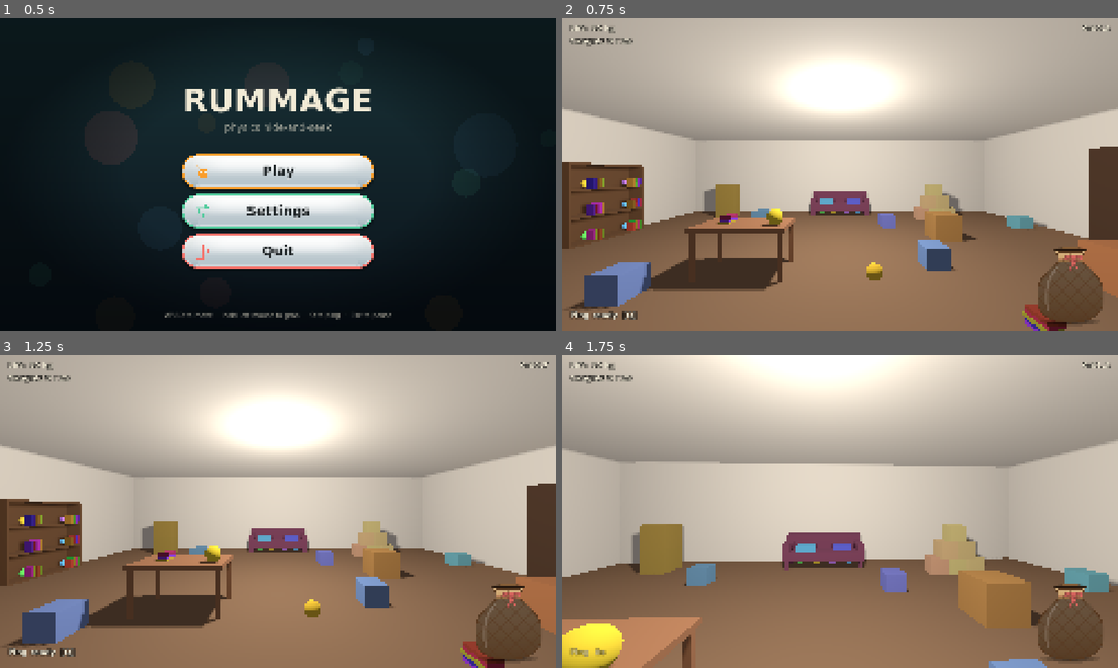
Above: before the commit, frames 1-4 (two rows, left to right).
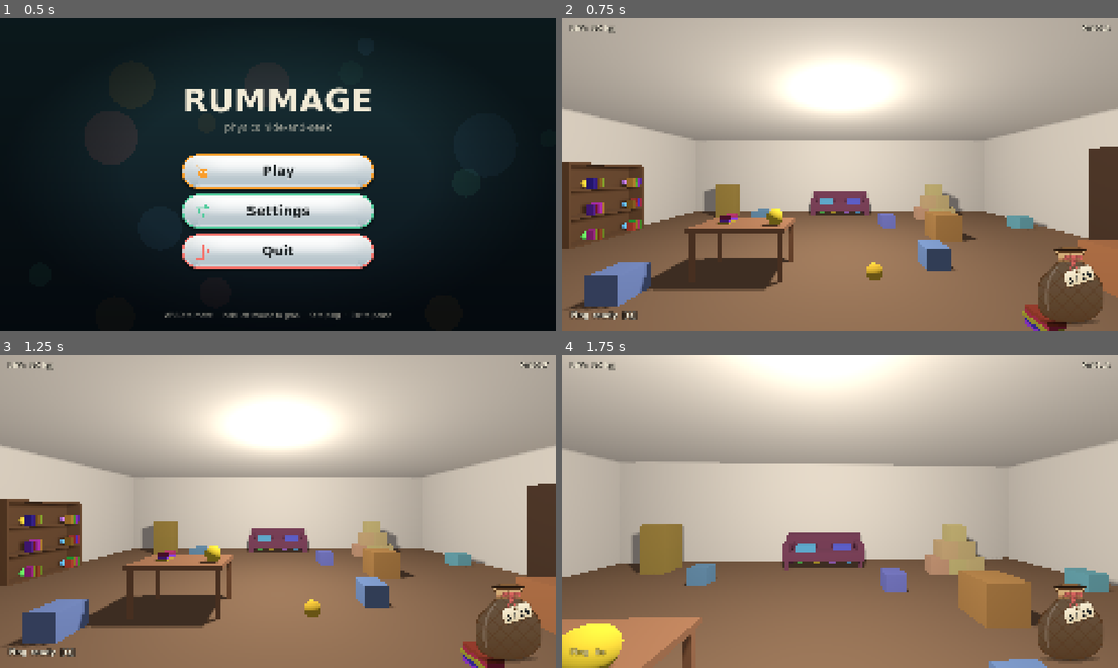
Above: after the commit, the same moments.

Repository: westo27/rummage
Game: Godot game, scene res://scenes/title.tscn
Same seed, same stepped clock (60 frames per second), same inputs: the game is played once before the commit and once after it.
Inputs (mouse positions are in pixels of both pictures, inside the frame that each line leads up to):
- Up to frame 1 (0.5 s): no input
- Up to frame 2 (0.75 s): click (840, 171) at 0.5 s
- Up to frame 3 (1.25 s): no input
- Up to frame 4 (1.75 s): tap Enter at 1.25 s; move the mouse to (867, 511) at 1.27 s; hold W (move_forward) from 1.28 s (still down); hold Q (ping) from 1.28 s (still down); click (867, 511) at 1.42 s; tap Shift (run) at 1.55 s

Frame 1 is identical in both runs. In frame 2, 0.4% of the frame differs, in the area x 1-96%, y 6-86%; in frame 3, 0.4%; in frame 4, 0.4%.

Commit message:
Catch count on a tag on the bag; bag on the win card; hand pointer
- The catch counter is now a paper tag hanging from the marble bag's bow,
  which swings when balls land. The corner "Caught" label is gone; tests
  read the tag through Hud.caught_text().
- On winning, the bag (and its balls) moves onto the win card beside the
  time.
- The mouse pointer is a pointing hand drawn in the menus' style, rendered
  once at startup and set as the hardware cursor.

Diff:
--- a/scenes/hud.tscn
+++ b/scenes/hud.tscn
@@ -47,16 +47,6 @@
 theme_override_font_sizes/font_size = 20
 text = "Lift: 10 kg"
 
-[node name="CaughtLabel" type="Label" parent="."]
-offset_left = 36.0
-offset_top = 84.0
-offset_right = 700.0
-offset_bottom = 136.0
-mouse_filter = 2
-theme_override_colors/font_outline_color = Color(0, 0, 0, 1)
-theme_override_constants/outline_size = 4
-theme_override_font_sizes/font_size = 20
-text = "Caught: 0 / 0"
 
 [node name="TimerLabel" type="Label" parent="."]
 anchors_preset = 1
--- a/scripts/game.gd
+++ b/scripts/game.gd
@@ -21,6 +21,8 @@
 	settings = Settings.new()
 	settings.load_from_disk()
 	settings.apply_audio()
+	# Swap the mouse arrow for the menus' pointing hand. See pointer_cursor.gd.
+	add_child(PointerCursor.new())
 
 
 ## Controls are defined here in code rather than in Project Settings > Input Map
--- a/scripts/hud.gd
+++ b/scripts/hud.gd
@@ -14,18 +14,19 @@
 @onready var _crosshair: Crosshair = $Crosshair
 @onready var _aim_label: Label = $AimLabel
 @onready var _lift_label: Label = $LiftLabel
-@onready var _caught_label: Label = $CaughtLabel
 @onready var _timer_label: Label = $TimerLabel
 @onready var _ping_label: Label = $PingLabel
 @onready var _toast_label: Label = $ToastLabel
 
+## The drawstring bag in the bottom-right corner that caught creatures drop
+## into. The paper tag on its bow is the catch counter. See marble_bag.gd.
+var _bag: MarbleBag
 ## The win screen, built in code by _build_win_screen: a dimmed backdrop with a
-## glossy card holding the heading, the time and two pills. Named WinPanel and
-## WinLabel so tests can find them.
-## The drawstring bag in the bottom-right corner that caught creatures drop
-## into. See marble_bag.gd.
-var _bag: MarbleBag
+## glossy card holding the bag, the heading, the time and two pills. Named
+## WinPanel and WinLabel so tests can find them.
 var _win_panel: Control
+## Where the bag moves to on the win card.
+var _win_bag_slot: CenterContainer
 var _win_heading: Label
 var _win_label: Label
 var _play_again: MenuPanel
@@ -45,10 +46,10 @@
 func _ready() -> void:
 	# Lets the pause menu find and hide the HUD without a hard-coded path.
 	add_to_group("hud")
-	# The four corner readouts. They keep their dark outline rather than getting
-	# a panel behind them: during play the walls are pale and the floor is dark,
+	# The corner readouts. They keep their dark outline rather than getting a
+	# panel behind them: during play the walls are pale and the floor is dark,
 	# and an outline survives both without putting boxes on screen.
-	for label: Label in [_lift_label, _caught_label, _timer_label, _ping_label]:
+	for label: Label in [_lift_label, _timer_label, _ping_label]:
 		label.add_theme_font_override("font", UiStyle.font(600))
 		label.add_theme_font_size_override("font_size", READOUT_FONT_SIZE)
 		label.add_theme_color_override("font_color", UiStyle.CREAM)
@@ -110,9 +111,21 @@
 	card.accent = UiStyle.AMBER
 	centre.add_child(card)
 
+	# The bag on the left, the words and buttons on the right.
+	var content := HBoxContainer.new()
+	content.add_theme_constant_override("separation", 56)
+	card.add_child(content)
+
+	# Empty until show_win moves the bag in from the corner.
+	_win_bag_slot = CenterContainer.new()
+	_win_bag_slot.name = "BagSlot"
+	_win_bag_slot.custom_minimum_size = MarbleBag.VIEW_SIZE
+	content.add_child(_win_bag_slot)
+
 	var column := VBoxContainer.new()
 	column.add_theme_constant_override("separation", 18)
-	card.add_child(column)
+	column.alignment = BoxContainer.ALIGNMENT_CENTER
+	content.add_child(column)
 
 	_win_heading = UiStyle.label("", WIN_HEADING_FONT_SIZE, UiStyle.INK)
 	_win_heading.horizontal_alignment = HORIZONTAL_ALIGNMENT_CENTER
@@ -133,12 +146,12 @@
 	column.add_child(row)
 
 	_play_again = MenuPanel.make_pill("loop", "Play again", UiStyle.AMBER)
-	_play_again.custom_minimum_size = Vector2(600.0, 140.0)
+	_play_again.custom_minimum_size = Vector2(540.0, 140.0)
 	_play_again.pressed.connect(func() -> void: get_tree().reload_current_scene())
 	row.add_child(_play_again)
 
 	var to_title := MenuPanel.make_pill("house", "Title", UiStyle.CORAL)
-	to_title.custom_minimum_size = Vector2(600.0, 140.0)
+	to_title.custom_minimum_size = Vector2(540.0, 140.0)
 	to_title.pressed.connect(func() -> void: get_tree().change_scene_to_file("res://scenes/title.tscn"))
 	row.add_child(to_title)
 
@@ -164,8 +177,14 @@
 	_lift_label.text = "Lift: %.0f kg" % kg
 
 
+## The catch count lives on the bag's paper tag.
 func set_caught(caught: int, total: int) -> void:
-	_caught_label.text = "Caught: %d / %d" % [caught, total]
+	_bag.set_count(caught, total)
+
+
+## What the catch counter currently says, e.g. "12 / 25". For tests.
+func caught_text() -> String:
+	return _bag.tag_text()
 
 
 func set_time(seconds: float) -> void:
@@ -191,6 +210,10 @@
 func show_win(seconds: float, total: int) -> void:
 	_win_heading.text = "All %d caught!" % total
 	_win_label.text = "Time  %s" % format_time(seconds)
+	# Move the bag, balls and all, from the corner onto the card. reparent()
+	# keeps its whole subtree, including its own little physics world, so any
+	# balls still queued keep dropping in on the card.
+	_bag.reparent(_win_bag_slot, false)
 	_win_panel.visible = true
 	# Hand the cursor back so the pills can be clicked. main.gd stops the
 	# player grabbing it again on the next click.
--- a/scripts/marble_bag.gd
+++ b/scripts/marble_bag.gd
@@ -35,6 +35,14 @@
 const DROP_INTERVAL: float = 0.16
 ## How long the neck stays loose after the last drop.
 const OPEN_HOLD: float = 0.55
+## The tag hangs angled a little to the right of straight down (radians), on
+## a string this long, and is this big.
+const TAG_REST_ANGLE: float = -0.32
+const TAG_STRING: float = 42.0
+const TAG_SIZE := Vector2(136.0, 72.0)
+const TAG_FONT_SIZE: int = 36
+const PAPER := Color(0.98, 0.94, 0.84)
+const PAPER_SHADE := Color(0.88, 0.81, 0.66)
 
 const FABRIC := Color(0.82, 0.66, 0.44)
 const FABRIC_DARK := Color(0.52, 0.37, 0.22)
@@ -52,6 +60,15 @@
 var _queue: Array[Color] = []
 var _next_drop_in: float = 0.0
 var _squash: Tween
+
+## The paper tag hanging from the bow, showing "caught / total". This is the
+## game's catch counter; there's no separate one in the corner.
+var _caught: int = 0
+var _total: int = 0
+## How far the tag has swung from where it hangs at rest, and how fast it's
+## swinging. A ball landing in the bag knocks it; a spring brings it back.
+var _tag_swing: float = 0.0
+var _tag_swing_speed: float = 0.0
 
 
 func _ready() -> void:
@@ -87,6 +104,18 @@
 ## Queues a ball of this colour to drop into the bag.
 func drop(color: Color) -> void:
 	_queue.append(color)
+
+
+## Sets the number written on the tag.
+func set_count(caught: int, total: int) -> void:
+	_caught = caught
+	_total = total
+	_front.queue_redraw()
+
+
+## What the tag says, e.g. "12 / 25".
+func tag_text() -> String:
+	return "%d / %d" % [_caught, _total]
 
 
 func marble_count() -> int:
@@ -118,6 +147,13 @@
 		_back.queue_redraw()
 		_front.queue_redraw()
 
+	# The tag swings on a damped spring: pulled back toward rest in
+	# proportion to how far out it is, slowed by a little friction.
+	if absf(_tag_swing) > 0.001 or absf(_tag_swing_speed) > 0.001:
+		_tag_swing_speed += (-38.0 * _tag_swing - 3.5 * _tag_swing_speed) * delta
+		_tag_swing += _tag_swing_speed * delta
+		_front.queue_redraw()
+
 
 func _spawn_marble(color: Color) -> void:
 	var marble := BagMarble.new()
@@ -134,6 +170,8 @@
 ## springing back. Harder landings squash it more.
 func _on_marble_landed(speed: float) -> void:
 	var amount: float = clampf(speed / 500.0, 0.25, 1.0)
+	# Knock the tag so it swings.
+	_tag_swing_speed += randf_range(1.5, 3.0) * amount * (1.0 if randf() < 0.5 else -1.0)
 	if _squash != null and _squash.is_valid():
 		_squash.kill()
 	_squash = create_tween()
@@ -291,7 +329,54 @@
 		_front.draw_line(Vector2(x, band.position.y + 4.0), Vector2(x, band.end.y - 4.0),
 			Color(STITCH, 0.5), 2.0, true)
 
-	_draw_bow(Vector2(CENTRE_X + neck * 0.35, NECK_Y))
+	var knot := Vector2(CENTRE_X + neck * 0.35, NECK_Y)
+	# Tag before bow, so the knot covers the end of the tag's string.
+	_draw_tag(knot)
+	_draw_bow(knot)
+
+
+## A luggage-style paper tag on a string from the knot, with the catch count
+## written on it. Drawn in its own rotated frame, with the knot at the origin
+## and the tag hanging straight down, then turned by its swing angle.
+func _draw_tag(knot: Vector2) -> void:
+	_front.draw_set_transform(knot, TAG_REST_ANGLE + _tag_swing)
+	var top: float = TAG_STRING
+	var half: float = TAG_SIZE.x * 0.5
+	var clip: float = 16.0  # the cut-off top corners
+	var hole := Vector2(0.0, top + 14.0)
+
+	# A soft shadow on the bag behind it.
+	var shadow := PackedVector2Array([
+		Vector2(-half + clip, top), Vector2(half - clip, top), Vector2(half, top + clip),
+		Vector2(half, top + TAG_SIZE.y), Vector2(-half, top + TAG_SIZE.y), Vector2(-half, top + clip)])
+	var shadow_offset := Vector2(4.0, 6.0)
+	for i in shadow.size():
+		shadow[i] += shadow_offset
+	_front.draw_colored_polygon(shadow, Color(0.0, 0.0, 0.0, 0.22))
+
+	_front.draw_line(Vector2.ZERO, hole, STITCH, 3.0, true)
+
+	var card := PackedVector2Array([
+		Vector2(-half + clip, top), Vector2(half - clip, top), Vector2(half, top + clip),
+		Vector2(half, top + TAG_SIZE.y), Vector2(-half, top + TAG_SIZE.y), Vector2(-half, top + clip)])
+	_front.draw_polygon(card, UiStyle.vertical_ramp(card,
+		Rect2(-half, top, TAG_SIZE.x, TAG_SIZE.y), PAPER, PAPER_SHADE))
+	var edge: PackedVector2Array = card.duplicate()
+	edge.append(card[0])
+	_front.draw_polyline(edge, Color(STITCH, 0.8), 2.5, true)
+
+	# Reinforced hole, with the string looped through it.
+	_front.draw_circle(hole, 9.0, PAPER_SHADE.darkened(0.15))
+	_front.draw_circle(hole, 4.5, INSIDE)
+	_front.draw_arc(hole + Vector2(0.0, -2.0), 6.0, PI * 0.1, PI * 0.9, 10, STITCH, 2.5, true)
+
+	var text: String = tag_text()
+	var font: Font = UiStyle.font(700)
+	var width: float = font.get_string_size(text, HORIZONTAL_ALIGNMENT_LEFT, -1, TAG_FONT_SIZE).x
+	_front.draw_string(font, Vector2(-width * 0.5, top + TAG_SIZE.y - 13.0), text,
+		HORIZONTAL_ALIGNMENT_LEFT, -1, TAG_FONT_SIZE, UiStyle.INK)
+
+	_front.draw_set_transform(Vector2.ZERO, 0.0)
 
 
 ## The drawstring: a cord across the neck tied in a bow, which droops a little
--- /dev/null
+++ b/scripts/pointer_cursor.gd
@@ -0,0 +1,126 @@
+class_name PointerCursor
+extends Node
+## Replaces the mouse arrow with a chunky pointing hand, in the same style as
+## the menus: cream with a dark outline, a glossy shine and an amber cuff.
+##
+## It's drawn once, at startup, the same way as everything else (shapes in
+## code, no image files), into an off-screen SubViewport. That render is read
+## back as an Image and handed to the OS as the hardware cursor, so it moves
+## exactly as smoothly as the normal arrow. During play the cursor is
+## captured and hidden anyway, so in practice it's only seen in menus.
+##
+## The Game autoload adds one of these when the game starts.
+
+## Size of the cursor on screen, in pixels. The hand is drawn at twice this and
+## scaled down, which smooths its edges.
+const CURSOR_SIZE: int = 64
+const DRAW_SCALE: int = 2
+## The tip of the pointing finger, which is where clicks land, in the
+## CURSOR_SIZE frame.
+const HOTSPOT := Vector2(25.0, 3.0)
+
+const OUTLINE := Color(0.10, 0.11, 0.12)
+const SKIN_TOP := Color(1.0, 0.99, 0.96)
+const SKIN_BOTTOM := Color(0.86, 0.85, 0.82)
+
+## The finished cursor, kept so tests/shoot.gd can save a picture of it.
+static var image: Image = null
+
+var _viewport: SubViewport
+
+
+func _ready() -> void:
+	_viewport = SubViewport.new()
+	_viewport.size = Vector2i(CURSOR_SIZE * DRAW_SCALE, CURSOR_SIZE * DRAW_SCALE)
+	_viewport.transparent_bg = true
+	_viewport.disable_3d = true
+	_viewport.render_target_update_mode = SubViewport.UPDATE_ONCE
+	var canvas := Node2D.new()
+	canvas.scale = Vector2(DRAW_SCALE, DRAW_SCALE)
+	canvas.draw.connect(_draw_hand.bind(canvas))
+	_viewport.add_child(canvas)
+	add_child(_viewport)
+	_install.call_deferred()
+
+
+func _install() -> void:
+	# Wait until the viewport has actually been drawn once.
+	await RenderingServer.frame_post_draw
+	var drawn: Image = _viewport.get_texture().get_image()
+	_viewport.queue_free()
+	# A headless run has no real renderer, so there's nothing to read back.
+	if drawn == null or drawn.is_empty():
+		return
+	drawn.resize(CURSOR_SIZE, CURSOR_SIZE, Image.INTERPOLATE_LANCZOS)
+	image = drawn
+	var texture := ImageTexture.create_from_image(drawn)
+	# The plain arrow and the "you can click this" cursor are both the hand.
+	Input.set_custom_mouse_cursor(texture, Input.CURSOR_ARROW, HOTSPOT)
+	Input.set_custom_mouse_cursor(texture, Input.CURSOR_POINTING_HAND, HOTSPOT)
+
+
+## Hand the normal arrow back on quit, so the cursor texture isn't still held
+## when the renderer shuts down (Godot reports that as a leak).
+func _exit_tree() -> void:
+	Input.set_custom_mouse_cursor(null, Input.CURSOR_ARROW)
+	Input.set_custom_mouse_cursor(null, Input.CURSOR_POINTING_HAND)
+
+
+## The hand, in a 64x64 frame, pointing up. Every part is drawn twice: once
+## slightly fattened in the outline colour, then normally in the skin colour
+## on top. Overlapping parts merge, so the outline runs round the whole hand
+## rather than round each finger.
+func _draw_hand(c: Node2D) -> void:
+	var parts: Array[Rect2] = [
+		Rect2(19.0, 1.5, 12.0, 34.0),   # pointing finger
+		Rect2(30.0, 21.0, 9.0, 18.0),   # middle finger, curled
+		Rect2(38.0, 23.0, 8.5, 17.0),   # ring finger, curled
+		Rect2(45.5, 26.0, 7.5, 15.0),   # little finger, curled
+		Rect2(15.0, 28.0, 37.0, 24.0),  # palm
+	]
+	var radii: Array[float] = [6.0, 4.5, 4.25, 3.75, 10.0]
+	var thumb := [Vector2(14.0, 38.0), Vector2(8.5, 5.5), -0.75]  # centre, radii, angle
+	var cuff := Rect2(16.0, 50.0, 35.0, 11.0)
+	const OUTLINE_WIDTH: float = 2.6
+
+	# 1. Outline: every part fattened, in dark.
+	for i in parts.size():
+		c.draw_colored_polygon(
+			UiStyle.rounded_points(parts[i].grow(OUTLINE_WIDTH), radii[i] + OUTLINE_WIDTH), OUTLINE)
+	c.draw_colored_polygon(_ellipse(thumb[0], thumb[1] + Vector2.ONE * OUTLINE_WIDTH, thumb[2]), OUTLINE)
+	c.draw_colored_polygon(UiStyle.rounded_points(cuff.grow(OUTLINE_WIDTH), 4.0 + OUTLINE_WIDTH), OUTLINE)
+
+	# 2. Skin: lit from the top, like the panels.
+	var span := Rect2(0.0, 0.0, 64.0, 54.0)
+	for i in parts.size():
+		var shape: PackedVector2Array = UiStyle.rounded_points(parts[i], radii[i])
+		c.draw_polygon(shape, UiStyle.vertical_ramp(shape, span, SKIN_TOP, SKIN_BOTTOM))
+	var thumb_shape: PackedVector2Array = _ellipse(thumb[0], thumb[1], thumb[2])
+	c.draw_polygon(thumb_shape, UiStyle.vertical_ramp(thumb_shape, span, SKIN_TOP, SKIN_BOTTOM))
+
+	# 3. Creases between the curled fingers, and where they meet the palm.
+	for x: float in [30.0, 38.0, 45.5]:
+		c.draw_line(Vector2(x, 25.0), Vector2(x, 34.0), Color(OUTLINE, 0.55), 1.6, true)
+	c.draw_line(Vector2(31.0, 34.5), Vector2(50.0, 36.0), Color(OUTLINE, 0.3), 1.4, true)
+
+	# 4. Cuff, in the menus' amber, with its own little shine.
+	var cuff_shape: PackedVector2Array = UiStyle.rounded_points(cuff, 4.0)
+	c.draw_polygon(cuff_shape, UiStyle.vertical_ramp(cuff_shape, cuff,
+		UiStyle.AMBER.lightened(0.25), UiStyle.AMBER.darkened(0.1)))
+	c.draw_line(cuff.position + Vector2(4.0, 3.0), cuff.position + Vector2(cuff.size.x - 4.0, 3.0),
+		Color(1.0, 1.0, 1.0, 0.55), 2.0, true)
+
+	# 5. Gloss down the pointing finger and across the top of the palm.
+	c.draw_colored_polygon(UiStyle.rounded_points(Rect2(21.5, 4.5, 3.5, 22.0), 1.75),
+		Color(1.0, 1.0, 1.0, 0.85))
+	c.draw_colored_polygon(UiStyle.rounded_points(Rect2(33.0, 23.5, 3.0, 7.0), 1.5),
+		Color(1.0, 1.0, 1.0, 0.6))
+
+
+## An ellipse as points, turned by `angle` radians about its centre.
+func _ellipse(centre: Vector2, radii: Vector2, angle: float) -> PackedVector2Array:
+	var points := PackedVector2Array()
+	for i in 24:
+		var a: float = TAU * i / 24.0
+		points.append(centre + Vector2(cos(a) * radii.x, sin(a) * radii.y).rotated(angle))
+	return points
--- a/tests/check_menus.gd
+++ b/tests/check_menus.gd
@@ -143,9 +143,9 @@
 	_panels_under(pause)[2].pressed.emit()  # Restart
 	await _wait(0.8)
 	main = get_tree().current_scene
-	var caught: String = (main.get_node("HUD/CaughtLabel") as Label).text
+	var caught: String = (main.get_node("HUD") as Hud).caught_text()
 	_check("Restart reloads the game unpaused",
-		not get_tree().paused and caught == "Caught: 0 / 25", "'%s'" % caught)
+		not get_tree().paused and caught == "0 / 25", "'%s'" % caught)
 
 	# --- Quit to title ---
 	_press("release_mouse")
--- a/tests/check_stage3.gd
+++ b/tests/check_stage3.gd
@@ -81,8 +81,8 @@
 	_check("clicking catches the creature", not is_instance_valid(under), "")
 	_check("catching raises lift by 7 kg", is_equal_approx(_beam.lift_limit, lift_before + 7.0),
 		"%.1f -> %.1f" % [lift_before, _beam.lift_limit])
-	var hud_text: String = (_main.get_node("HUD/CaughtLabel") as Label).text
-	_check("HUD shows caught count", hud_text == "Caught: 1 / 25", "'%s'" % hud_text)
+	var hud_text: String = (_main.get_node("HUD") as Hud).caught_text()
+	_check("bag tag shows caught count", hud_text == "1 / 25", "'%s'" % hud_text)
 	_check("capture didn't grab the crate behind it", _beam.held == null, "held=%s" % _beam.held)
 
 	# --- Chaos reveals: a thrown book hitting a crate scares out its creature ---
--- a/tests/check_stage4.gd
+++ b/tests/check_stage4.gd
@@ -25,7 +25,7 @@
 	# --- Totals and HUD ---
 	_check("25 creatures in total", get_tree().get_nodes_in_group("creatures").size() == 25, "")
 	_check("4 of them in the side room", _main.get_node("SideRoomCreatures").get_child_count() == 4, "")
-	_check("HUD shows 0 / 25", _label("CaughtLabel") == "Caught: 0 / 25", "'%s'" % _label("CaughtLabel"))
+	_check("bag tag shows 0 / 25", _hud.caught_text() == "0 / 25", "'%s'" % _hud.caught_text())
 	_check("HUD shows lift", _label("LiftLabel") == "Lift: 10 kg", "'%s'" % _label("LiftLabel"))
 	_check("timer is counting up", _label("TimerLabel") != "0:00.0", "'%s'" % _label("TimerLabel"))
 	_check("HUD shows ping ready", _label("PingLabel").begins_with("Ping ready"), "'%s'" % _label("PingLabel"))
@@ -126,7 +126,7 @@
 		"%s" % [win_pills])
 	_check("the player stops grabbing the cursor after winning",
 		not _player.is_processing_input() and not _beam.is_processing_unhandled_input(), "")
-	_check("HUD shows 25 / 25", _label("CaughtLabel") == "Caught: 25 / 25", "'%s'" % _label("CaughtLabel"))
+	_check("bag tag shows 25 / 25", _hud.caught_text() == "25 / 25", "'%s'" % _hud.caught_text())
 	var t1: String = _label("TimerLabel")
 	await _wait(0.5)
 	_check("timer stops after winning", _label("TimerLabel") == t1, "%s -> %s" % [t1, _label("TimerLabel")])
@@ -138,14 +138,17 @@
 	_check("one ball in the bag per catch", _hud._bag.marble_count() == 25,
 		"%d balls" % _hud._bag.marble_count())
 	_check("every ball stays inside the bag", _hud._bag.all_inside(), "")
+	_check("the bag has moved onto the win card",
+		_hud._bag.get_parent() == _hud._win_bag_slot and _hud._bag.is_visible_in_tree(),
+		"parent=%s" % _hud._bag.get_parent())
 
 	# --- R restarts everything ---
 	_press("restart")
 	await _wait(0.5)
 	_main = get_tree().current_scene
 	_bind()
-	_check("R reloads a fresh game", _label("CaughtLabel") == "Caught: 0 / 25" and not (_main.get_node("HUD/WinPanel") as Control).visible,
-		"'%s'" % _label("CaughtLabel"))
+	_check("R reloads a fresh game", _hud.caught_text() == "0 / 25" and not (_main.get_node("HUD/WinPanel") as Control).visible,
+		"'%s'" % _hud.caught_text())
 	_check("lift is reset after restart", is_equal_approx(_beam.lift_limit, 10.0), "%.0f" % _beam.lift_limit)
 	_check("the bag is empty after restart", _hud._bag.marble_count() == 0,
 		"%d balls" % _hud._bag.marble_count())
--- a/tests/shoot.gd
+++ b/tests/shoot.gd
@@ -12,6 +12,13 @@
 
 func _run() -> void:
 	DirAccess.make_dir_recursive_absolute(OUT)
+
+	# The mouse cursor, blown up 4x so its detail can be seen.
+	await _frames(4)
+	if PointerCursor.image != null:
+		var big: Image = PointerCursor.image.duplicate()
+		big.resize(PointerCursor.CURSOR_SIZE * 4, PointerCursor.CURSOR_SIZE * 4, Image.INTERPOLATE_NEAREST)
+		big.save_png("%s/cursor.png" % OUT)
 
 	var title: Control = (load("res://scenes/title.tscn") as PackedScene).instantiate()
 	get_tree().root.add_child(title)
@@ -38,6 +45,7 @@
 	var hud := main.get_node("HUD") as Hud
 	for i in 14:
 		hud.add_to_bag(Creature.BODY_COLORS[i % Creature.BODY_COLORS.size()])
+	hud.set_caught(14, 25)
 	await get_tree().create_timer(4.5).timeout
 	_shoot("bag")
 	# The bag's own render, at full size, for checking the detail.
@@ -45,6 +53,7 @@
 	# And completely full, as at the end of a game.
 	for i in 11:
 		hud.add_to_bag(Creature.BODY_COLORS[(i + 3) % Creature.BODY_COLORS.size()])
+	hud.set_caught(25, 25)
 	await get_tree().create_timer(4.0).timeout
 	hud._bag._viewport.get_texture().get_image().save_png("%s/bag_full.png" % OUT)
 	var pause := main.get_node("PauseMenu") as PauseMenu
Not shown, added: scripts/pointer_cursor.gd.uid
Not shown, changed: NOTES.md
